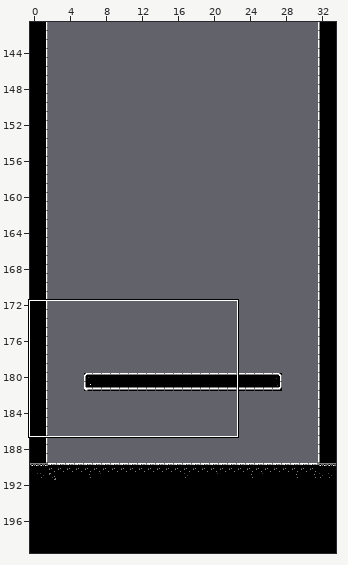
Tiled map -- maps/testmapGraphics.tmx. Above, an overview of the earlier version with the close-up marked.
Close-up. Earlier state:
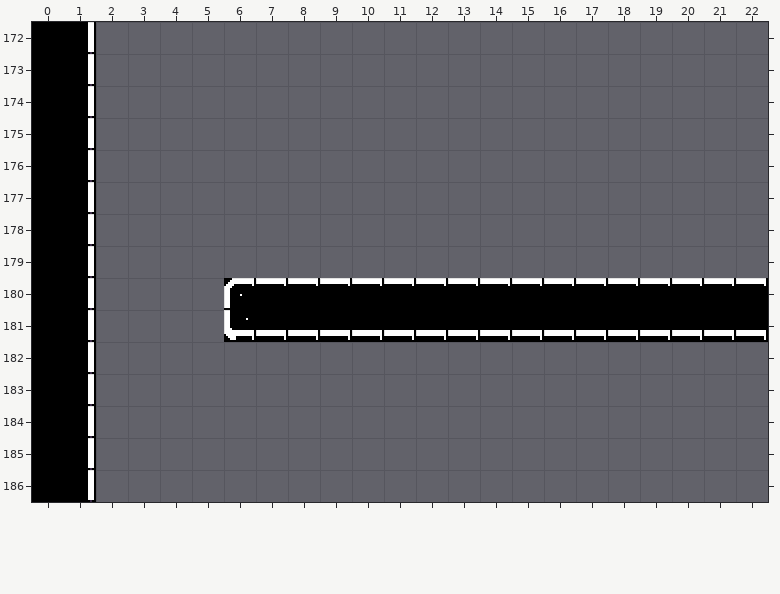
Cells are 16x16 px. Shown: x 0..22, y 172..186.
Once edited:
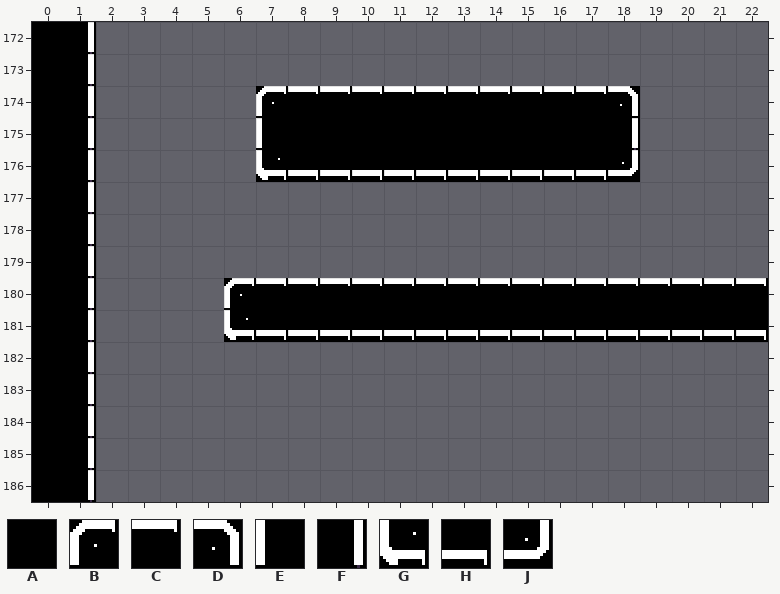
Key: from "testTileset": A 1, B 164, C 165, D 166, E 180, F 182, G 196, H 197, J 198.
_ is an empty cell.
The exact change:
Layer "Graphics":
y 174: x 7..18 ____________ -> BCCCCCCCCCCD
y 175: x 7..18 ____________ -> EAAAAAAAAAAF
y 176: x 7..18 ____________ -> GHHHHHHHHHHJ
